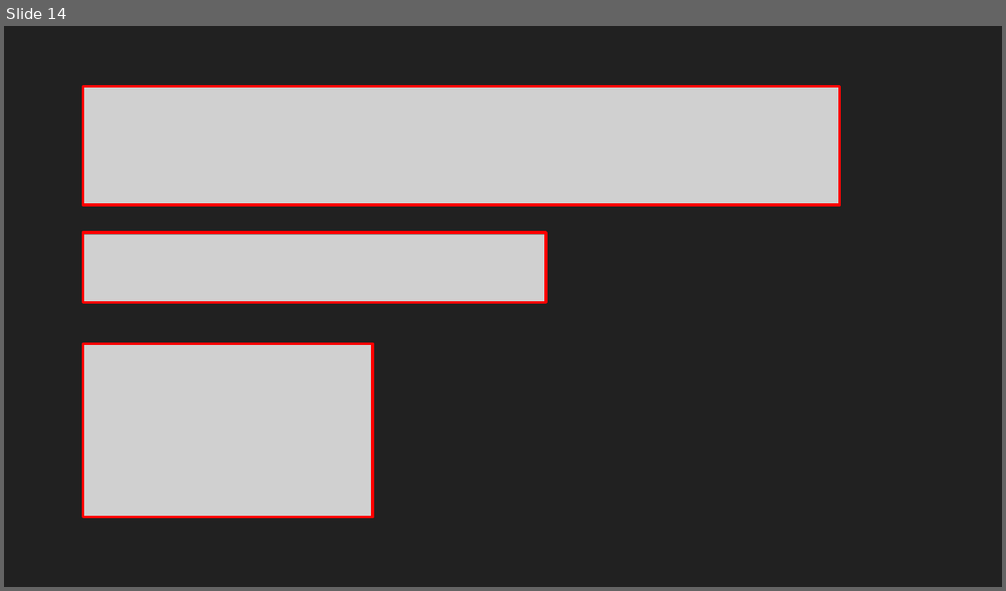
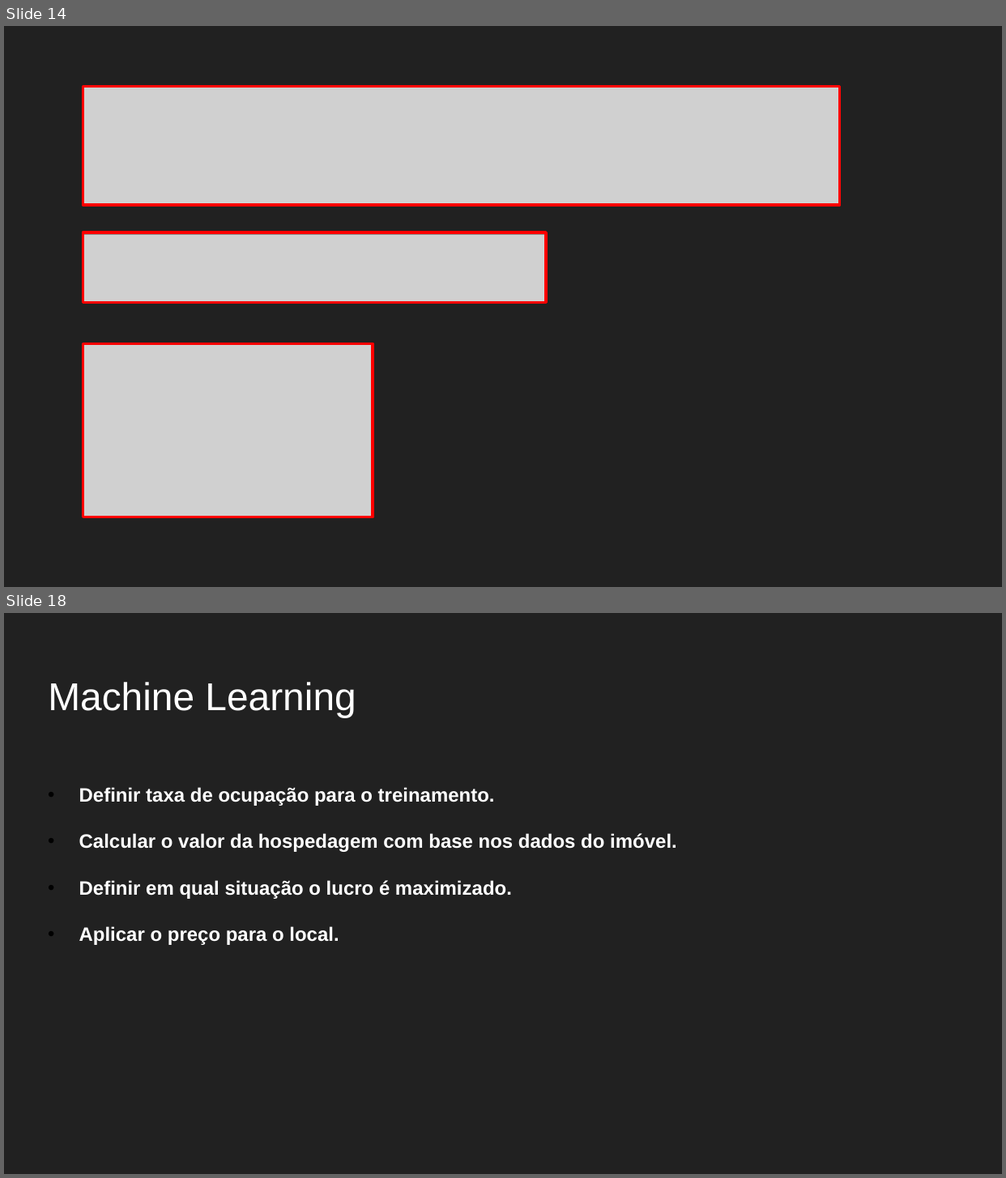
Before and after one commit to arturjacques/DataScience, a slide deck: Apresentação.pptx. Shown one above the other, each under a label of ours: slide 14 before the commit, slides 14 and 18 after it; the slides between them are not shown. The pictures are 1006x591 and 1006x1178 pixels, drawn with LibreOffice and Linux fonts; fonts in the diff are those of the drawing; grey boxes stand for pictures. Boxes give left, top, right and bottom in pixels: in the first picture for what was removed or moved away, otherwise in the second. Text is boxed around its words. In the diff, an @@ line names an element or a change of style, - is before the commit and + after.

```diff
--- a/Apresentação.pptx
+++ b/Apresentação.pptx
@@ slide 18 added at [4,613,1002,1174], background #212121 @@
@@ title added at [48,682,356,717], 28 pt, text #FFFFFF @@
+Machine Learning
@@ text added at [79,787,677,945], 14 pt, text #FFFFFF, bold @@
+• Definir taxa de ocupação para o treinamento.
+• Calcular o valor da hospedagem com base nos dados do imóvel.
+• Definir em qual situação o lucro é maximizado.
+• Aplicar o preço para o local.
```
Also in this commit, not shown: 1 slide changed, 4 other slides added.
